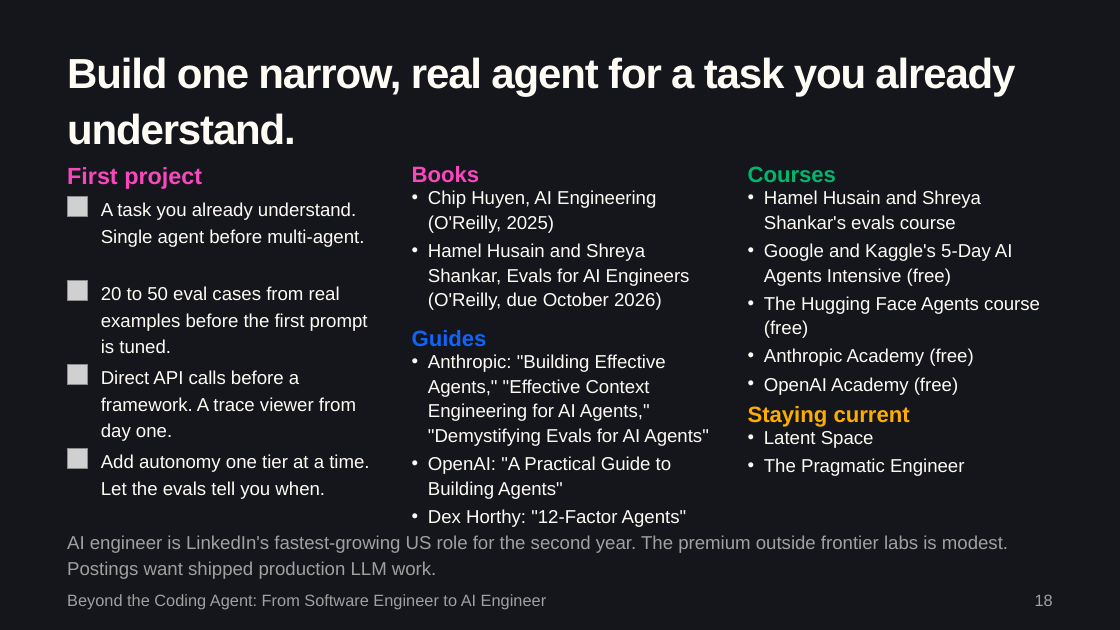
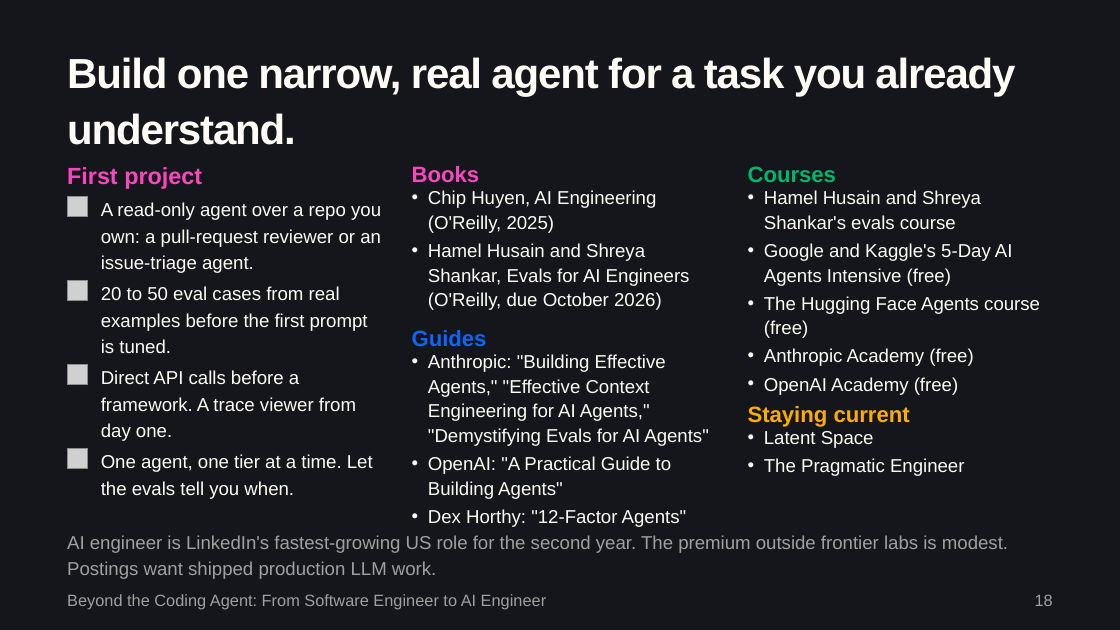
Before and after one commit to sequenzia/beyond-the-coding-agent-v0, a slide deck: slide 19 of deck/beyond-the-coding-agent.pptx. Drawn at 1120x630 pixels with LibreOffice and Linux fonts; fonts in the diff are those of the drawing; grey boxes stand for pictures. Boxes give left, top, right and bottom in pixels: in the first picture for what was removed or moved away, otherwise in the second. Text is boxed around its words. In the diff, an @@ line names an element or a change of style, - is before the commit and + after.

```diff
--- a/deck/beyond-the-coding-agent.pptx
+++ b/deck/beyond-the-coding-agent.pptx
@@ text at [101, 202, 381, 273]: text changed @@
-A task you already understand. Single agent before multi-agent.
+A read-only agent over a repo you own: a pull-request reviewer or an issue-triage agent.
@@ text at [101, 454, 373, 499]: text changed @@
-Add autonomy one tier at a time. Let the evals tell you when.
+One agent, one tier at a time. Let the evals tell you when.
```
Also in this commit, not shown: 4 other slides changed, 1 slide added, 1 slide removed, 13 other files.
